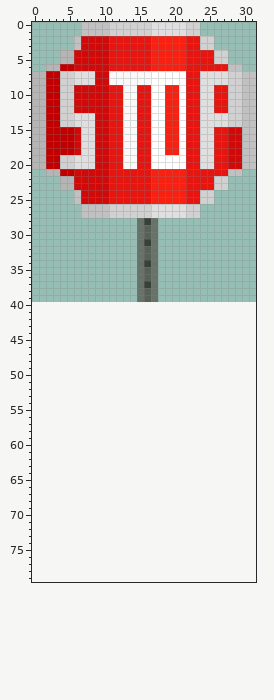
Edited in one commit: sprite sheet (src/MyGame/res/time2stop.png). This is how it looked before the edit.
The file is 32x40 pixels. The old version is drawn lined up with the new one, on the new canvas.
After the commit:
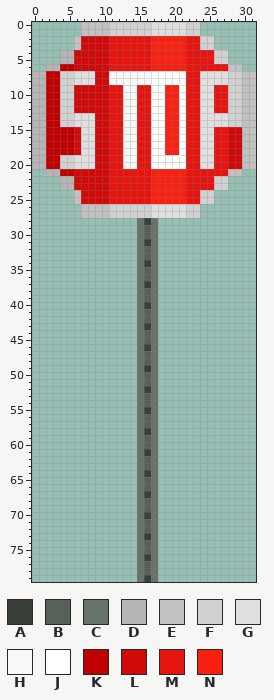
Palette (. is transparent): A #39403a  B #576157  C #677368  D #b5b5b5  E #c1c1c1  F #d1d1d1  G #dfdfdf  H #f9f9f9  J #ffffff  K #c00000  L #d00909  M #e61510  N #f82111
From the commit log: Stop sign more visible.
What changed:
canvas 32x40 -> 32x80
y 40: x 15..17 ... -> CAC
y 41..42: x 15..17 ... -> CBC
y 43: x 15..17 ... -> CAC
y 44..45: x 15..17 ... -> CBC
y 46: x 15..17 ... -> CAC
y 47..48: x 15..17 ... -> CBC
y 49: x 15..17 ... -> CAC
y 50..51: x 15..17 ... -> CBC
y 52: x 15..17 ... -> CAC
y 53..54: x 15..17 ... -> CBC
y 55: x 15..17 ... -> CAC
y 56..57: x 15..17 ... -> CBC
y 58: x 15..17 ... -> CAC
y 59..60: x 15..17 ... -> CBC
y 61: x 15..17 ... -> CAC
y 62..63: x 15..17 ... -> CBC
y 64: x 15..17 ... -> CAC
y 65..66: x 15..17 ... -> CBC
y 67: x 15..17 ... -> CAC
y 68..69: x 15..17 ... -> CBC
y 70: x 15..17 ... -> CAC
y 71..72: x 15..17 ... -> CBC
y 73: x 15..17 ... -> CAC
y 74..75: x 15..17 ... -> CBC
y 76: x 15..17 ... -> CAC
y 77..78: x 15..17 ... -> CBC
y 79: x 15..17 ... -> CAC
Pixel boxes of the changes (left, top, right, bottom) in both pictures:
added: (137, 302, 158, 582)
